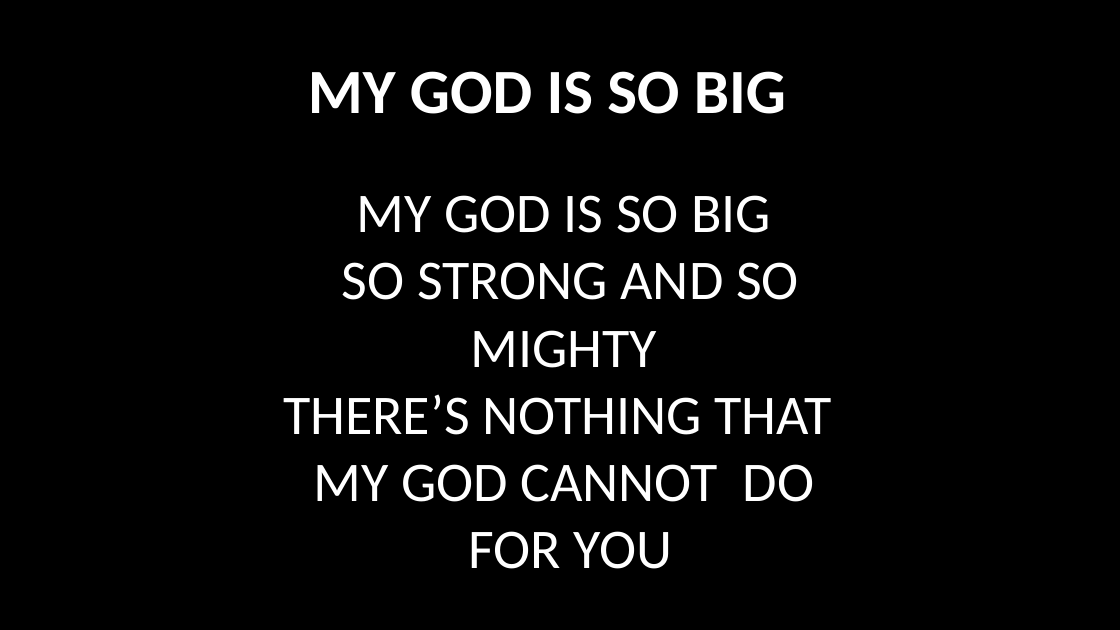
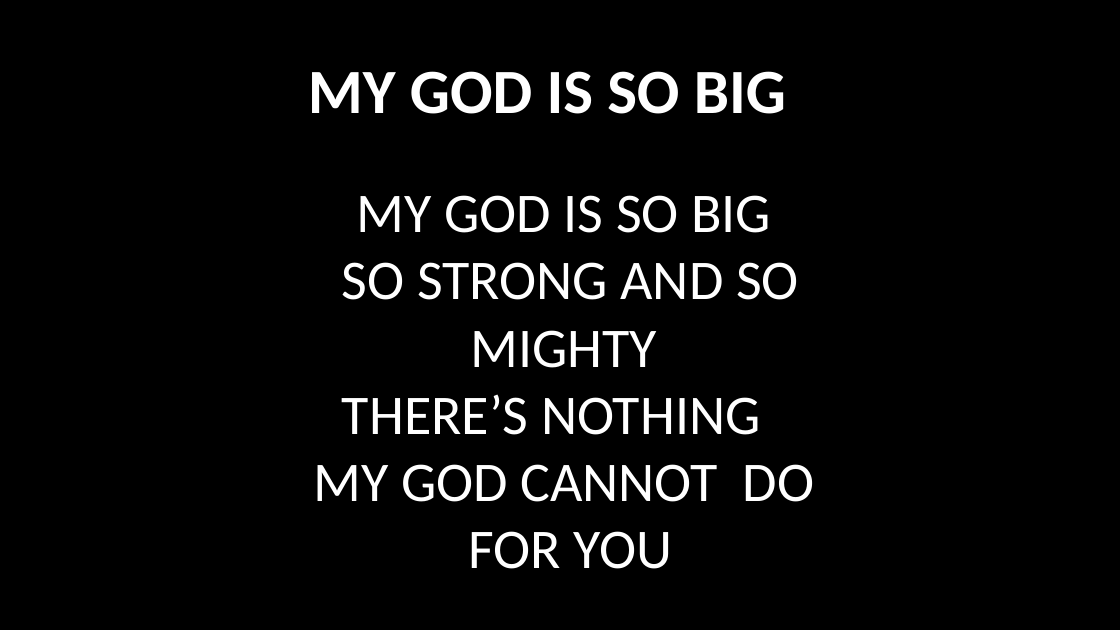
Before and after one commit to batisuoc/free-school-class, a slide deck: slide 1 of english/My God is so big.pptx. Drawn at 1120x630 pixels with LibreOffice and Linux fonts; fonts in the diff are those of the drawing; background and template pictures are left out. Boxes give left, top, right and bottom in pixels: in the first picture for what was removed or moved away, otherwise in the second. Text is boxed around its words. In the diff, an @@ line names an element or a change of style, - is before the commit and + after.

Commit message:
Update or Add ppts

```diff
--- a/english/My God is so big.pptx
+++ b/english/My God is so big.pptx
@@ title at [313, 195, 814, 569]: text changed @@
-MY GOD IS SO BIG
-SO STRONG AND SO MIGHTY
-THERE’S NOTHING THAT MY GOD CANNOT DO
-FOR YOU
+MY GOD IS SO BIG
+SO STRONG AND SO MIGHTY
+THERE’S NOTHING
+MY GOD CANNOT DO
+FOR YOU
```
Also in this commit, not shown: 2 slides added, 1 slide removed.
